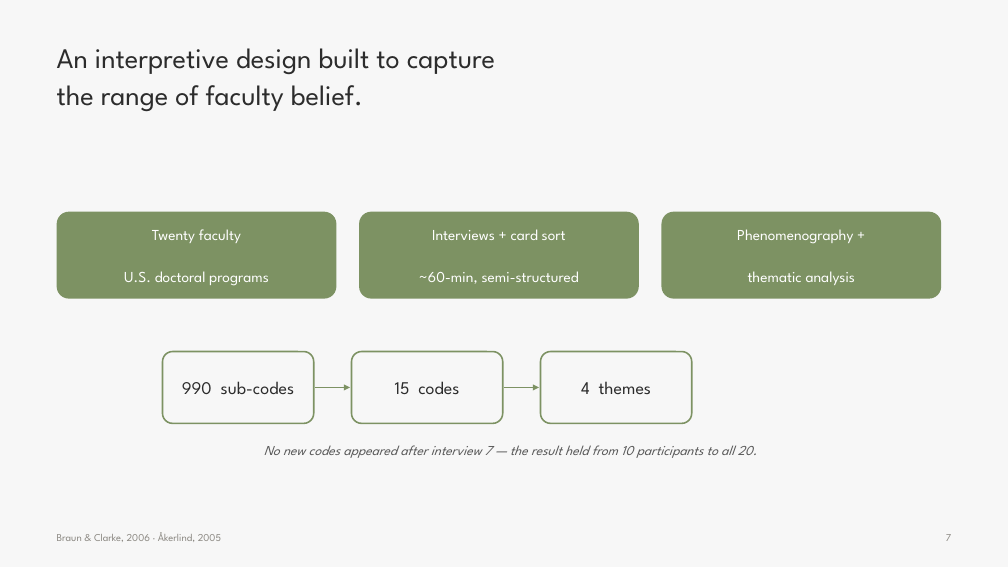
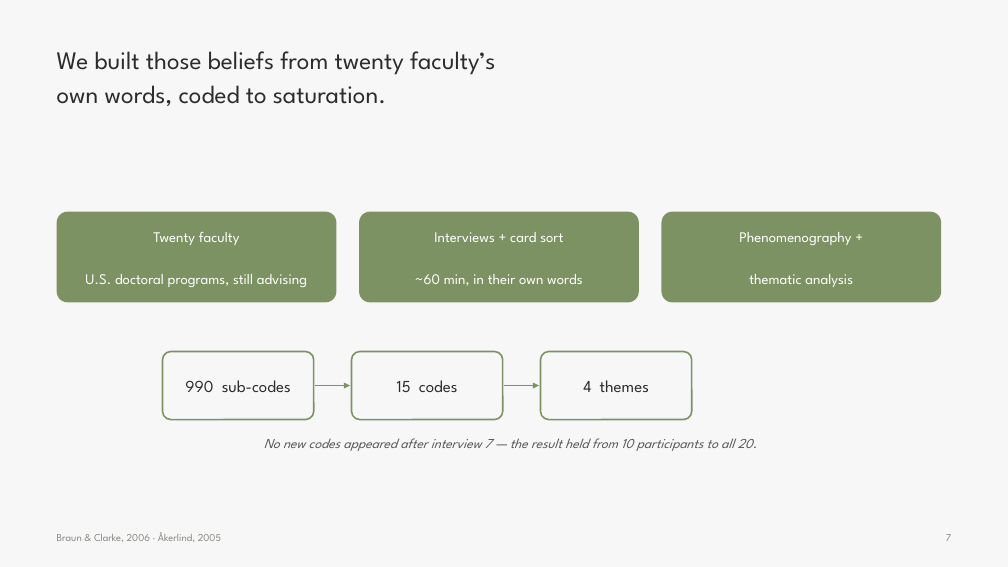
Before and after one commit to 7ahra/resnet_exploration, a slide deck: slide 7 of bcce_2026_faculty_beliefs/BCCE2026_faculty_beliefs.pptx. Drawn at 1008x567 pixels with LibreOffice and Linux fonts; fonts in the diff are those of the drawing; background and template pictures are left out. Boxes give left, top, right and bottom in pixels: in the first picture for what was removed or moved away, otherwise in the second. Text is boxed around its words. In the diff, an @@ line names an element or a change of style, - is before the commit and + after.

```diff
--- a/bcce_2026_faculty_beliefs/BCCE2026_faculty_beliefs.pptx
+++ b/bcce_2026_faculty_beliefs/BCCE2026_faculty_beliefs.pptx
@@ text at (x1=57, y1=51, x2=495, y2=106): text changed; size 27 to 24 pt @@
-An interpretive design built to capture
-the range of faculty belief.
+We built those beliefs from twenty faculty’s
+own words, coded to saturation.
@@ text at (x1=153, y1=232, x2=240, y2=245): size 14.5 to 14 pt in "Twenty faculty"; line spacing 1.02 to 1.05 @@
@@ text at (x1=434, y1=232, x2=563, y2=242): size 14.5 to 14 pt in "Interviews + card sort"; line spacing 1.02 to 1.05 @@
@@ text "Phenomenography +" at (x1=739, y1=232, x2=853, y2=287): size 14.5 to 14 pt; line spacing 1.02 to 1.05 @@
@@ text at (x1=85, y1=274, x2=307, y2=287): text changed; size 14.5 to 14 pt @@
-U.S. doctoral programs
+U.S. doctoral programs, still advising
@@ text at (x1=415, y1=274, x2=582, y2=286): text changed; size 14.5 to 14 pt @@
-~60-min, semi-structured
+~60 min, in their own words
@@ size 17 to 16 pt; line spacing 1.02 to 1.05 in 3 elements at (x1=397, y1=380, x2=458, y2=392), (x1=583, y1=380, x2=649, y2=392), (x1=185, y1=380, x2=291, y2=392) @@
@@ proportions changed in 6 elements at (x1=57, y1=212, x2=337, y2=302), (x1=359, y1=212, x2=639, y2=302), (x1=662, y1=212, x2=941, y2=302), (x1=163, y1=352, x2=314, y2=420), (x1=352, y1=352, x2=503, y2=420), (x1=541, y1=352, x2=692, y2=420) @@
@@ text "No new codes appeared after ..." moved from (x1=264, y1=445, x2=758, y2=458) to (x1=264, y1=438, x2=758, y2=451) @@
```
Also in this commit, not shown: 9 other slides changed, 5 slides added, 6 slides removed, 3 other files.
